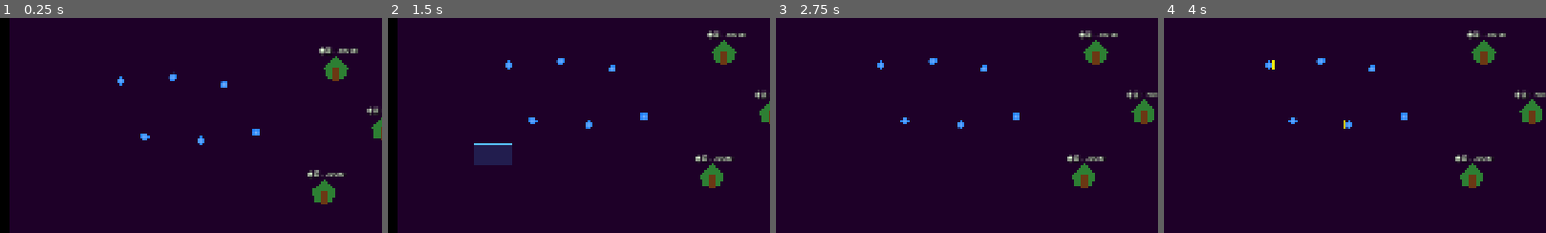
Above: before the commit, frames 1-4 (left to right).
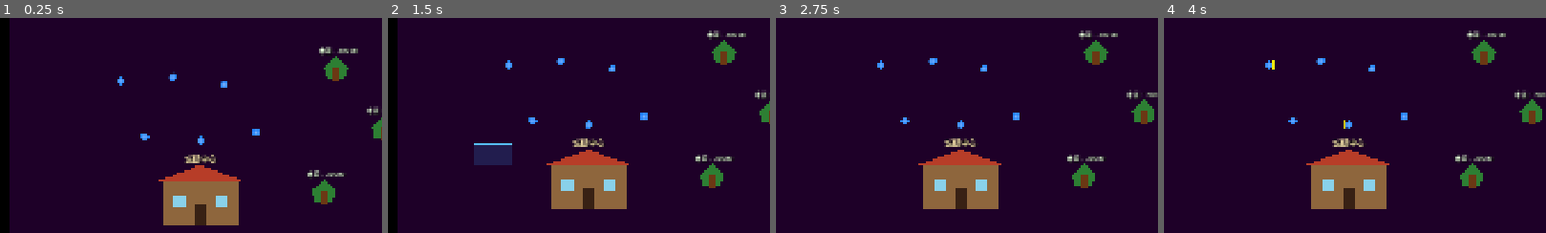
Above: after the commit, the same moments.

Repository: quittingjack/production_v3
Game: Godot game, scene res://scenes/main.tscn
The game is run twice, just before and just after one commit, with the same random seed, the same clock (stepped at 60 frames per second) and the same inputs.
Inputs (mouse positions are % of the whole screen's width and height, from its top left):
- Up to frame 1 (0.25 s): no input
- Up to frame 2 (1.5 s): tap Enter at 0.5 s; move the mouse to (72, 45) at 0.52 s; tap S (camera_down) at 0.6 s; click (72, 45) at 0.67 s; tap Space at 1.25 s; drag from (30, 55) to (45, 70) at 1.27 s
- Up to frame 3 (2.75 s): move the mouse to (60, 28) at 2.02 s; tap D (camera_right) at 2.1 s; click (60, 28) at 2.17 s
- Up to frame 4 (4 s): tap Enter at 2.75 s; drag from (45, 70) to (20, 35) at 2.77 s; click "建立搬運作業" at 3.5 s
The pictures show only the part of the screen within x 19-69%, y 26-76%; the shares and areas given below are measured in that part.

The runs differ from the first frame. In frame 1, 5.2% of the frame differs, in the area x 41-63%, y 63-97%; in frame 2, 5.1%; in frame 3, 5.1%; in frame 4, 5.1%.

Commit message:
Add TownCenter scene and script with immigration spawn mechanics

Diff:
--- a/scenes/main.tscn
+++ b/scenes/main.tscn
@@ -7,6 +7,7 @@
 [ext_resource type="PackedScene" uid="uid://b446t2rotidpl" path="res://scenes/wood_resource.tscn" id="5_resource"]
 [ext_resource type="Script" uid="uid://he8omt5eoimf" path="res://scripts/selected_villager_ui.gd" id="6_villager_ui"]
 [ext_resource type="Script" path="res://scripts/immigration_manager.gd" id="7_immigration"]
+[ext_resource type="PackedScene" path="res://scenes/town_center.tscn" id="8_town_center"]
 
 [sub_resource type="PlaceholderTexture2D" id="PlaceholderTexture2D_sugp2"]
 
@@ -89,6 +90,9 @@
 
 [node name="Buildings" type="Node2D" parent="." unique_id=1391473100]
 
+[node name="TownCenter" parent="Buildings" instance=ExtResource("8_town_center")]
+position = Vector2(480, 520)
+
 [node name="Resources" type="Node2D" parent="." unique_id=2025530553]
 
 [node name="WoodResource1" parent="Resources" unique_id=753469752 instance=ExtResource("5_resource")]
@@ -132,6 +136,7 @@
 villager_scene = ExtResource("1_0wfyh")
 villagers_path = NodePath("../Villagers")
 building_manager_path = NodePath("../BuildingManager")
+town_center_path = NodePath("../Buildings/TownCenter")
 notification_label_path = NodePath("../Interface/ImmigrationNotification")
 
 [node name="Interface" type="CanvasLayer" parent="." unique_id=1838611413]
--- /dev/null
+++ b/scenes/town_center.tscn
@@ -0,0 +1,53 @@
+[gd_scene format=3]
+
+[ext_resource type="Script" path="res://scripts/town_center.gd" id="1_town_center"]
+
+[sub_resource type="RectangleShape2D" id="RectangleShape2D_town_center"]
+size = Vector2(192, 128)
+
+[node name="TownCenter" type="Node2D" groups=["buildings", "town_centers"]]
+script = ExtResource("1_town_center")
+
+[node name="Body" type="Polygon2D" parent="."]
+color = Color(0.56, 0.4, 0.24, 1)
+polygon = PackedVector2Array(-96, -48, 96, -48, 96, 64, -96, 64)
+
+[node name="Roof" type="Polygon2D" parent="."]
+z_index = 1
+color = Color(0.72, 0.24, 0.16, 1)
+polygon = PackedVector2Array(-108, -48, 0, -88, 108, -48)
+
+[node name="Door" type="Polygon2D" parent="."]
+z_index = 1
+color = Color(0.22, 0.13, 0.08, 1)
+polygon = PackedVector2Array(-16, 12, 16, 12, 16, 64, -16, 64)
+
+[node name="WindowLeft" type="Polygon2D" parent="."]
+z_index = 1
+color = Color(0.54, 0.82, 0.92, 1)
+polygon = PackedVector2Array(-68, -12, -38, -12, -38, 18, -68, 18)
+
+[node name="WindowRight" type="Polygon2D" parent="."]
+z_index = 1
+color = Color(0.54, 0.82, 0.92, 1)
+polygon = PackedVector2Array(38, -12, 68, -12, 68, 18, 38, 18)
+
+[node name="TitleLabel" type="Label" parent="."]
+z_index = 2
+offset_left = -96.0
+offset_top = -120.0
+offset_right = 96.0
+offset_bottom = -92.0
+theme_override_colors/font_color = Color(1, 0.92, 0.7, 1)
+theme_override_colors/font_shadow_color = Color(0, 0, 0, 0.9)
+theme_override_constants/shadow_offset_x = 1
+theme_override_constants/shadow_offset_y = 1
+theme_override_font_sizes/font_size = 20
+text = "城鎮中心"
+horizontal_alignment = 1
+
+[node name="StaticBody2D" type="StaticBody2D" parent="."]
+collision_layer = 2
+
+[node name="CollisionShape2D" type="CollisionShape2D" parent="StaticBody2D"]
+shape = SubResource("RectangleShape2D_town_center")
--- a/scripts/immigration_manager.gd
+++ b/scripts/immigration_manager.gd
@@ -4,22 +4,26 @@
 @export var immigration_interval := 60.0
 @export var minimum_immigrants := 1
 @export var maximum_immigrants := 5
-@export var entrance_position := Vector2(-1280.0, 320.0)
 @export var spawn_spacing := 48.0
 @export var confirmation_duration := 3.0
 @export var villager_scene: PackedScene
 @export var villagers_path: NodePath
 @export var building_manager_path: NodePath
+@export var town_center_path: NodePath
 @export var notification_label_path: NodePath
 
 @onready var villagers: Node2D = get_node(villagers_path)
 @onready var building_manager: Node = get_node(building_manager_path)
+@onready var town_center: TownCenter = get_node_or_null(
+	town_center_path
+) as TownCenter
 @onready var notification_label: Label = get_node(notification_label_path)
 
 var _time_until_next_wave := 0.0
 var _waiting_immigrants := 0
 var _confirmation_time_left := 0.0
 var _random := RandomNumberGenerator.new()
+var _reported_missing_town_center := false
 
 
 func _ready() -> void:
@@ -61,6 +65,13 @@
 	if vacant_houses.size() < _waiting_immigrants:
 		_update_waiting_notification(vacant_houses.size())
 		return
+	if not is_instance_valid(town_center):
+		if not _reported_missing_town_center:
+			push_error(
+				"ImmigrationManager requires a valid TownCenter node."
+			)
+			_reported_missing_town_center = true
+		return
 
 	var accepted_count := _waiting_immigrants
 	for index in accepted_count:
@@ -94,7 +105,7 @@
 	var column := index % 3
 	var row_count := mini(columns, count - row * 3)
 	var row_width := (row_count - 1) * spawn_spacing
-	return entrance_position + Vector2(
+	return town_center.get_immigrant_spawn_origin() + Vector2(
 		column * spawn_spacing - row_width * 0.5,
 		row * spawn_spacing
 	)
--- /dev/null
+++ b/scripts/town_center.gd
@@ -0,0 +1,16 @@
+class_name TownCenter
+extends Node2D
+
+@export var obstacle_size := Vector2(192.0, 128.0)
+@export var immigrant_spawn_clearance := 64.0
+
+
+func get_navigation_obstacle_size() -> Vector2:
+	return obstacle_size
+
+
+func get_immigrant_spawn_origin() -> Vector2:
+	return global_position + Vector2(
+		0.0,
+		obstacle_size.y * 0.5 + immigrant_spawn_clearance
+	)
--- a/tests/immigration_smoke_test.gd
+++ b/tests/immigration_smoke_test.gd
@@ -22,6 +22,28 @@
 	root.add_child(main)
 	await create_timer(0.1).timeout
 
+	var town_centers := get_nodes_in_group(&"town_centers")
+	if town_centers.size() != 1:
+		push_error("Expected exactly one town center.")
+		quit(1)
+		return
+	var town_center := town_centers[0] as TownCenter
+	if not town_center:
+		push_error("Town center does not use the TownCenter script.")
+		quit(1)
+		return
+	if town_center.get_navigation_obstacle_size() != Vector2(192.0, 128.0):
+		push_error("Town center navigation obstacle size is incorrect.")
+		quit(1)
+		return
+	var town_center_collision := town_center.get_node_or_null(
+		"StaticBody2D/CollisionShape2D"
+	) as CollisionShape2D
+	if not town_center_collision or not town_center_collision.shape:
+		push_error("Town center requires a collision shape.")
+		quit(1)
+		return
+
 	if get_nodes_in_group(&"villagers").size() != 6:
 		push_error("Immigrants arrived without completed houses.")
 		quit(1)
@@ -45,6 +67,32 @@
 		push_error("Expected 8 villagers, got %d." % villagers.size())
 		quit(1)
 		return
+	var spawn_origin := town_center.get_immigrant_spawn_origin()
+	var spawned_positions: Array[Vector2] = []
+	for node in villagers:
+		var villager := node as Villager
+		if villager and villager.global_position.y >= spawn_origin.y:
+			spawned_positions.append(villager.global_position)
+	if spawned_positions.size() != 2:
+		push_error("Expected 2 immigrants beside the town center.")
+		quit(1)
+		return
+	spawned_positions.sort_custom(
+		func(first: Vector2, second: Vector2) -> bool:
+			return first.x < second.x
+	)
+	var expected_positions := [
+		spawn_origin + Vector2(-24.0, 0.0),
+		spawn_origin + Vector2(24.0, 0.0),
+	]
+	for index in expected_positions.size():
+		if not spawned_positions[index].is_equal_approx(expected_positions[index]):
+			push_error(
+				"Immigrant spawned at %s instead of %s."
+				% [spawned_positions[index], expected_positions[index]]
+			)
+			quit(1)
+			return
 	for node in houses:
 		var house := node as House
 		if house and house.is_vacant():
Not shown, added: scripts/town_center.gd.uid
